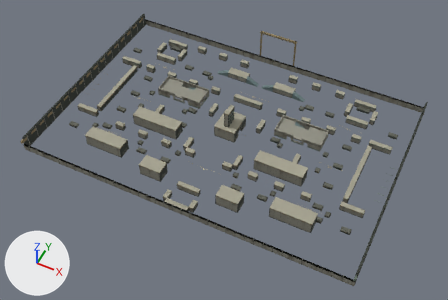
What one commit did to the glTF model apps/ironsight/public/assets/maps/relay-architecture.glb.
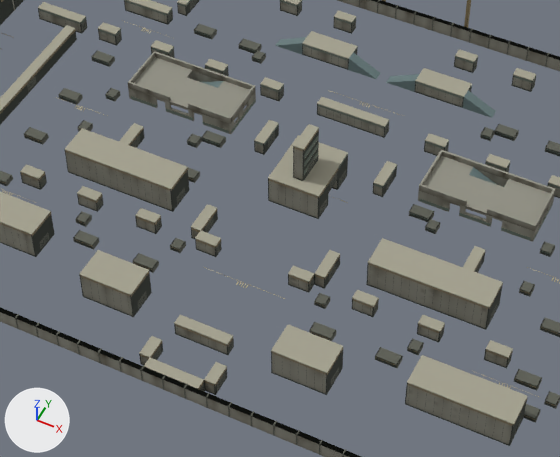
Old and new are each drawn whole from a 50 mm lens placed at (159.5, -225.3, 204.2), pointed at (76.8, -59.8, -2.7) and again close up on the part from 24% to 74% of the width and 18% to 79% of the height. Lighting does not change. The marker at lower left points along +X, +Y and +Z. The first two pictures are the older version. Vertices at exactly the same position are counted once.

Before the edit, the objects in view are built like this:
```python
me_part_0 = bpy.data.meshes.new('part-0')
me_part_0.from_pydata(...)  # 34725 vertices, 59104 faces; spans x -1.0..151.0, y -102.0..4.0, z 0.0..16.0
# faces by material slot: [32884, 1740, 10536, 1932, 10368, 948, 648, 48]
me_part_0.materials.append(mat_relay_0)
me_part_0.materials.append(mat_relay_1)  # grey #a4a18f
me_part_0.materials.append(mat_relay_2)  # dark grey #383d36
me_part_0.materials.append(mat_relay_3)  # grey #637166
me_part_0.materials.append(mat_relay_4)  # dark grey #64665c
me_part_0.materials.append(mat_relay_5)  # brown #887958
me_part_0.materials.append(mat_relay_6)  # beige #aca17e
me_part_0.materials.append(mat_relay_7)  # greyish cyan #667a7b
ob_relay_original_architecture = bpy.data.objects.new('relay-original-architecture', me_part_0)
ob_relay_original_architecture.location = (0.0, 0.0, 0.0)
```
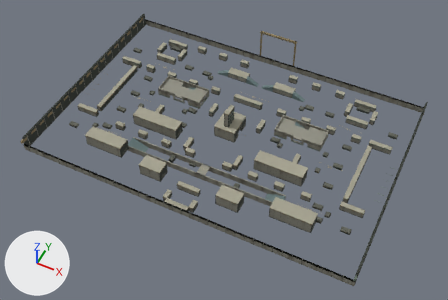
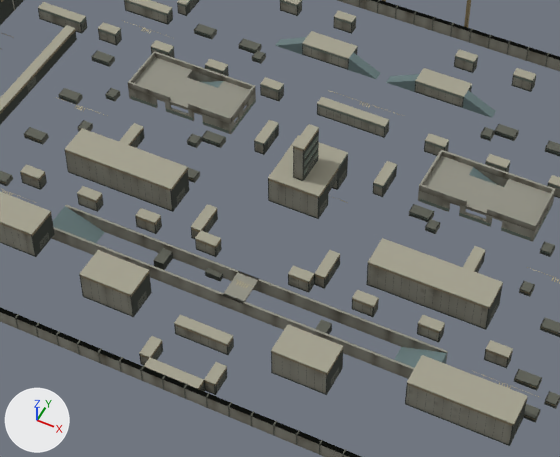
What differs and where, as boxes [x1, y1, x2, y2] in the close-ups (560 x 457 px; the box of a moved part takes in the faces that stretch with it):
```json
{"part": 1, "of": "me_part_0", "change": "added", "after": [223, 271, 259, 304]}
{"part": 2, "of": "me_part_0", "change": "moved or reshaped", "before": [171, 238, 186, 251], "after": [153, 248, 173, 270]}
{"part": 3, "of": "me_part_0", "change": "moved or reshaped", "before": [310, 322, 336, 340], "after": [316, 319, 332, 334]}
{"part": 4, "of": "me_part_0", "change": "moved or reshaped", "after": [205, 272, 223, 281], "on screen": "not visible before"}
{"part": 5, "of": "me_part_0", "change": "moved or reshaped", "after": [205, 268, 222, 277], "on screen": "not visible before"}
{"part": 6, "of": "me_part_0", "change": "added", "after": [52, 206, 104, 243]}
{"part": 7, "of": "me_part_0", "change": "added", "after": [394, 347, 447, 368]}
{"part": 8, "of": "me_part_0", "change": "added", "after": [65, 205, 448, 361]}
{"part": 9, "of": "me_part_0", "change": "added", "after": [51, 227, 414, 379]}
{"part": 10, "of": "me_part_0", "change": "deleted", "before": [73, 211, 424, 368]}
{"part": 11, "of": "me_part_0", "change": "deleted", "before": [73, 230, 176, 273]}
{"part": 12, "of": "me_part_0", "change": "deleted", "before": [309, 293, 402, 368]}
```

The change, as JSON lines over the scene's bpy script:
```json
{"block": "me_part_0", "where": "# used by ob_relay_original_architecture; location = (0.0, 0.0, 0.0)"}
{"op": "remove", "block": "me_part_0", "code": "me_part_0.from_pydata(...)  # 34725 vertices, 59104 faces; spans x -1.0..151.0, y -102.0..4.0, z 0.0..16.0"}
{"op": "add", "block": "me_part_0", "code": "me_part_0.from_pydata(...)  # 37649 vertices, 64540 faces; spans x -1.0..151.0, y -102.0..4.0, z -3.0..16.0"}
{"block": "me_part_0", "change": "me_part_0 part 1: a new loose piece, a box spanning x 73.0..77.0, y -79.0..-73.0, z -0.3..0.0, in mat_relay_0"}
{"block": "me_part_0", "change": "me_part_0 part 2: the loose piece of 12 vertices spanning x 60.0..62.0, y -74.0..-72.0, z 0.0..1.0 is moved by (-2.0, -2.0, -2.0)"}
{"block": "me_part_0", "change": "me_part_0 part 3: the loose piece of 12 vertices spanning x 90.0..94.0, y -80.0..-78.0, z 0.0..1.0 is moved by (-1.0, 2.0, -2.0)"}
{"block": "me_part_0", "change": "me_part_0 part 4: the loose piece of 8 vertices spanning x 60.0..62.0, y -74.0..-72.0, z 0.0 is moved by (8.0, -1.0, -3.0)"}
{"block": "me_part_0", "change": "me_part_0 part 5: the loose piece of 8 vertices spanning x 60.0..62.0, y -74.0..-72.0, z 1.0 is moved by (8.0, -1.0, -3.0), in mat_relay_4 (dark grey #64665c)"}
{"block": "me_part_0", "change": "me_part_0 part 6: the loose piece of 6 vertices spanning x 43.0..49.0, y -36.0..-34.0, z 0.0..3.0 is copied, and the copy is scaled about its middle by (-1.25, 2.6, 1), then moved by (-4.0, -40.0, -3.0); it spans x 38.0..46.0, y -79.0..-73.0, z -3.0..0.0"}
{"block": "me_part_0", "change": "me_part_0 part 7: the loose piece of 6 vertices spanning x 101.0..107.0, y -36.0..-34.0, z 0.0..3.0 is copied, and the copy is scaled about its middle by (-1.25, 2.6, 1), then moved by (4.0, -40.0, -3.0); it spans x 104.0..112.0, y -79.0..-73.0, z -3.0..0.0"}
{"block": "me_part_0", "change": "me_part_0 part 8: a new loose piece of 1600 vertices spanning x 38.0..112.0, y -73.0, z -3.0..0.0, in mat_relay_0"}
{"block": "me_part_0", "change": "me_part_0 part 9: a new loose piece of 1600 vertices spanning x 38.0..112.0, y -79.0, z -3.0..0.0, in mat_relay_0"}
{"block": "me_part_0", "change": "me_part_0 part 10: 23 loose pieces with 192 vertices, spanning x 42.0..108.0, y -80.0..-72.0, z 0.0..1.0, are deleted"}
{"block": "me_part_0", "change": "me_part_0 part 11: 56 vertices removed from x 44.0..60.0, y -80.0..-72.0, z 0.0..1.0"}
{"block": "me_part_0", "change": "me_part_0 part 12: 48 vertices removed from x 88.0..106.0, y -80.0..-72.0, z 0.0..1.0"}
{"block": "me_part_0", "change": "other edits to the shape of me_part_0 do not show in these pictures"}
```
